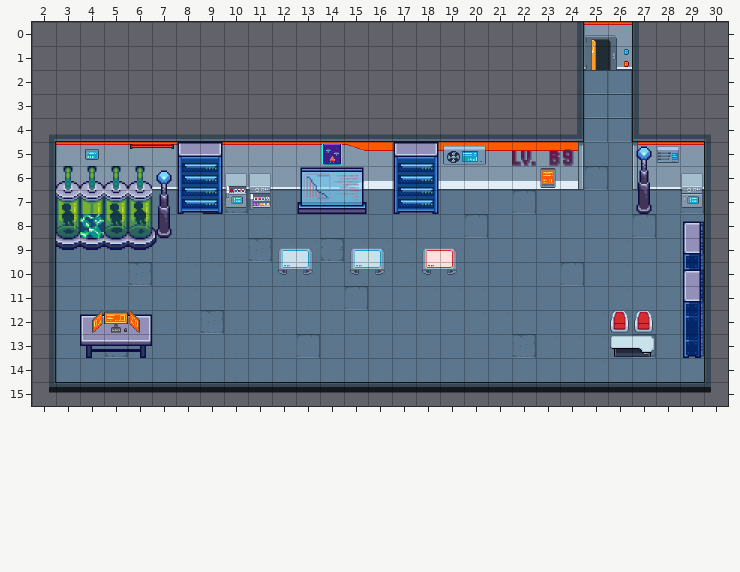
An edit to a level. Tiled map, assets/Fondo_Hub/hub.tmx. The picture above is the old version.
Cells are 32x32 px. Shown: x 2..30, y 0..15.
And afterwards:
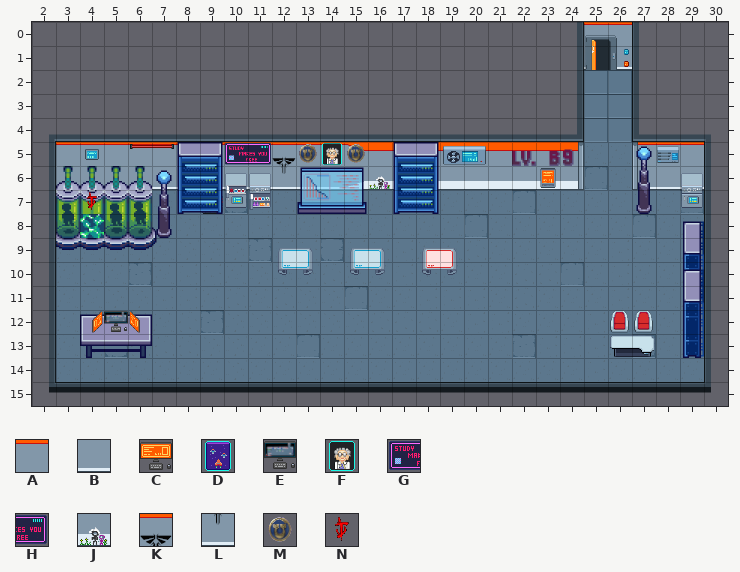
Key: from "pixel-cyberpunk-interior": A 2, B 23, C 70, D 82; from "pixel-cyberpunk-modified_1": E 49, F 82; from "referencias_1": G 13, H 14, J 25; from "referencias_2": K 2, L 23, M 82, N 191.
_ is an empty cell.
Tiles replaced or removed in this view: A, B, C, D.
From old to new:
Changed rows in their new state; . is an unchanged cell.
Layer "arriba":
first column x 10:
 5 AAK
 6 ..L
Layer "Tile Layer 3":
first column x 10:
 5 GH_
 6 .._
Layer "Tile Layer 4":
first column x 14:
 5 F
Layer "6":
first column x 4:
 5 .........M.M.
 6 ............J
 7 N............
first column x 5:
12 E
Where, in picture pixels (left, top, right, bottom), the same in both pictures:
changed: (225, 143, 390, 189)
added: (87, 192, 97, 210)
changed: (104, 311, 128, 333)
